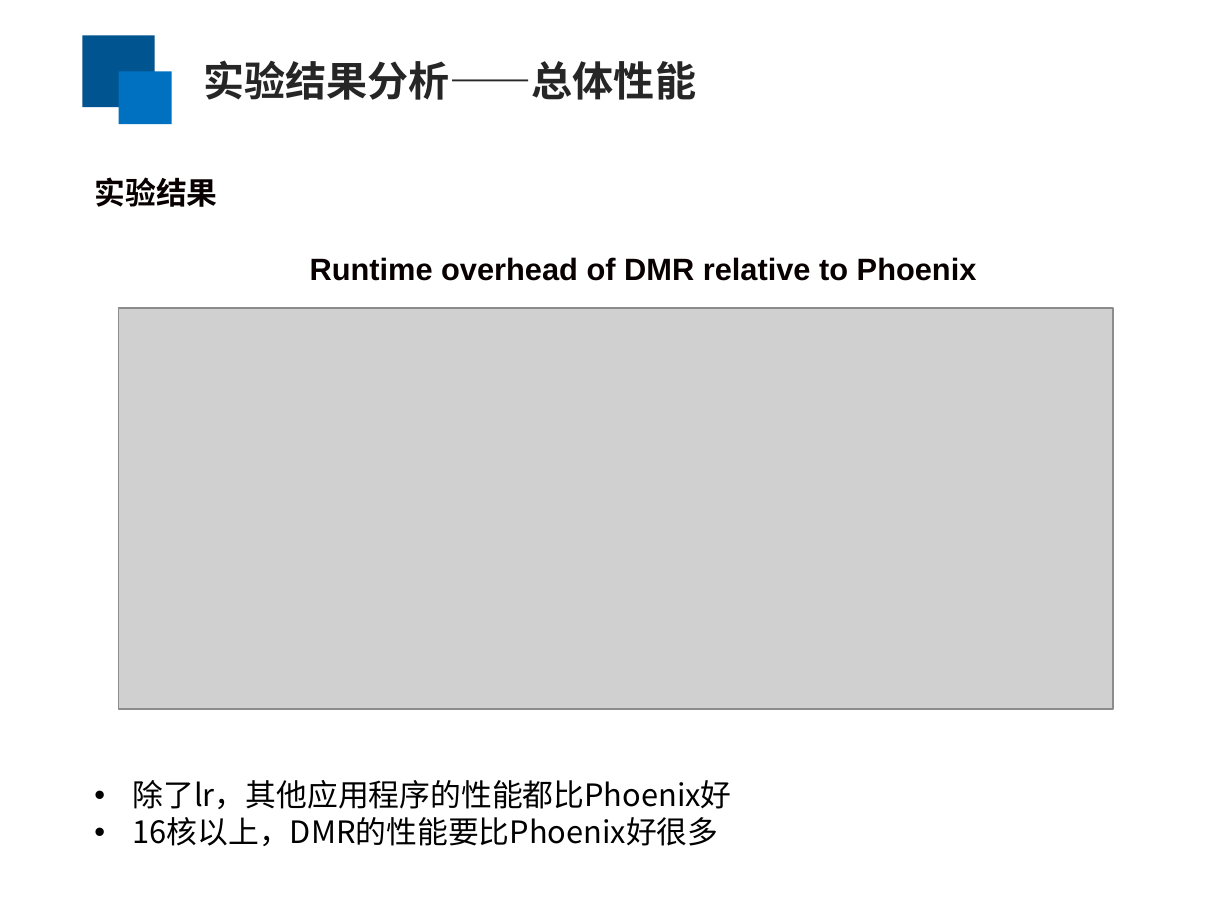
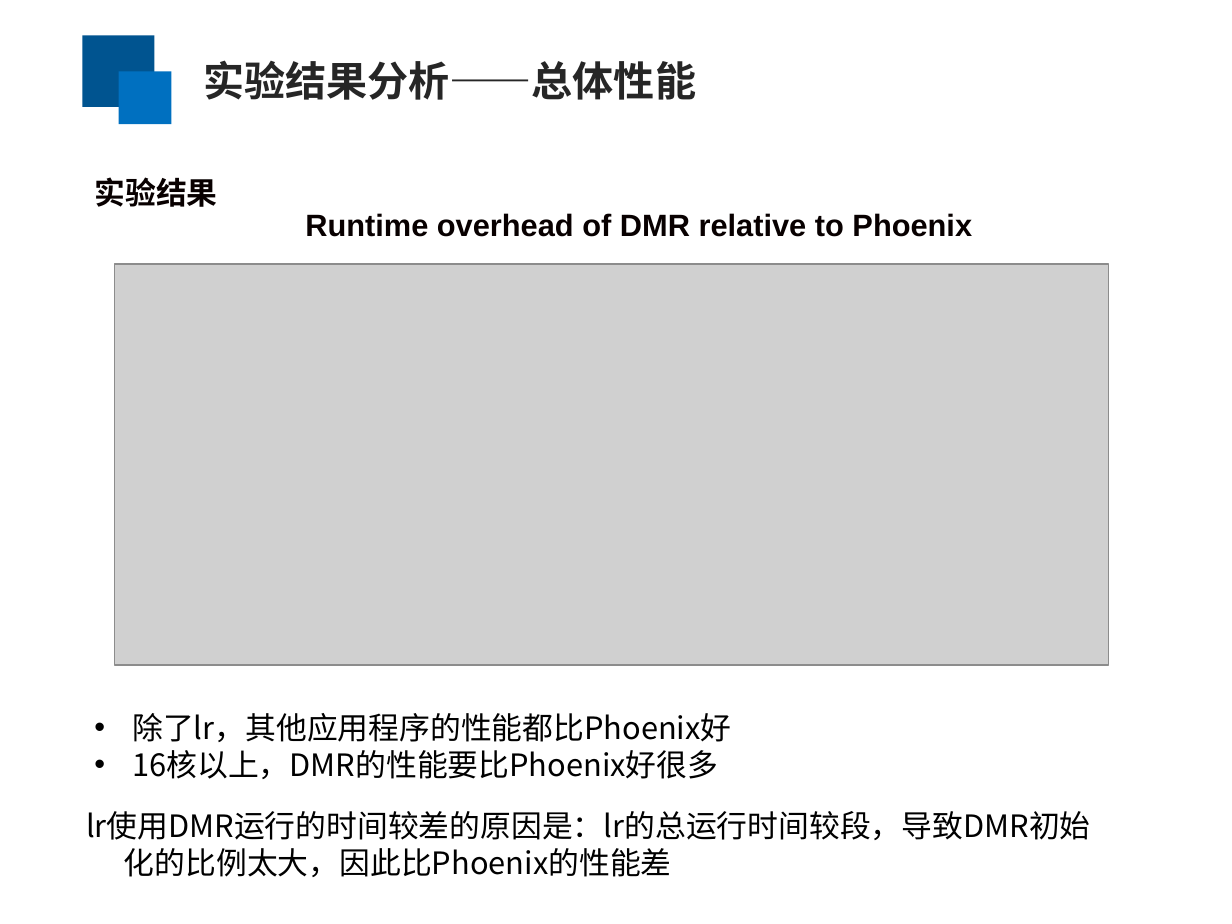
Before and after one commit to yufenyu/work, a slide deck: slide 15 of dmr_paper/paper/chinaSys-2016.ppt (slide 16 before the commit). Drawn at 1232x924 pixels with LibreOffice and Linux fonts; fonts in the diff are those of the drawing; grey boxes stand for pictures. Boxes give left, top, right and bottom in pixels: in the first picture for what was removed or moved away, otherwise in the second. Text is boxed around its words. In the diff, an @@ line names an element or a change of style, - is before the commit and + after.

```diff
--- a/dmr_paper/paper/chinaSys-2016.ppt
+++ b/dmr_paper/paper/chinaSys-2016.ppt
@@ text "Runtime overhead of DMR relative ...": place and size @@
-text "Runtime overhead of DMR relative ..." at bbox=[310, 257, 977, 281]
+text "Runtime overhead of DMR relative ..." at bbox=[305, 213, 972, 237]
@@ picture: place and size @@
-picture at bbox=[118, 308, 1112, 710]
+picture at bbox=[115, 264, 1109, 664]
@@ text "除了lr，其他应用程序的性能都比Phoenix好": place and size @@
-text "除了lr，其他应用程序的性能都比Phoenix好" at bbox=[133, 780, 732, 846]
+text "除了lr，其他应用程序的性能都比Phoenix好" at bbox=[132, 713, 731, 779]
@@ text added at bbox=[86, 811, 1091, 877], 18 pt, text #000000 @@
+lr使用DMR运行的时间较差的原因是：lr的总运行时间较段，导致DMR初始化的比例太大，因此比Phoenix的性能差
```
Also in this commit, not shown: 11 other slides changed, 1 slide removed.
